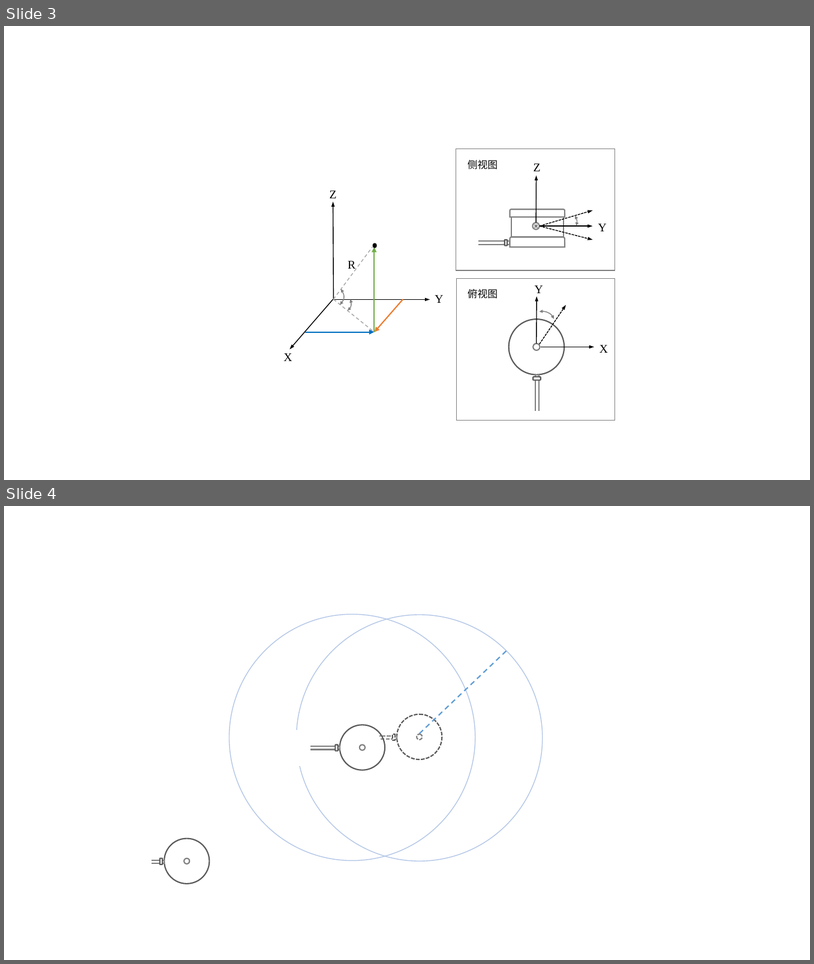
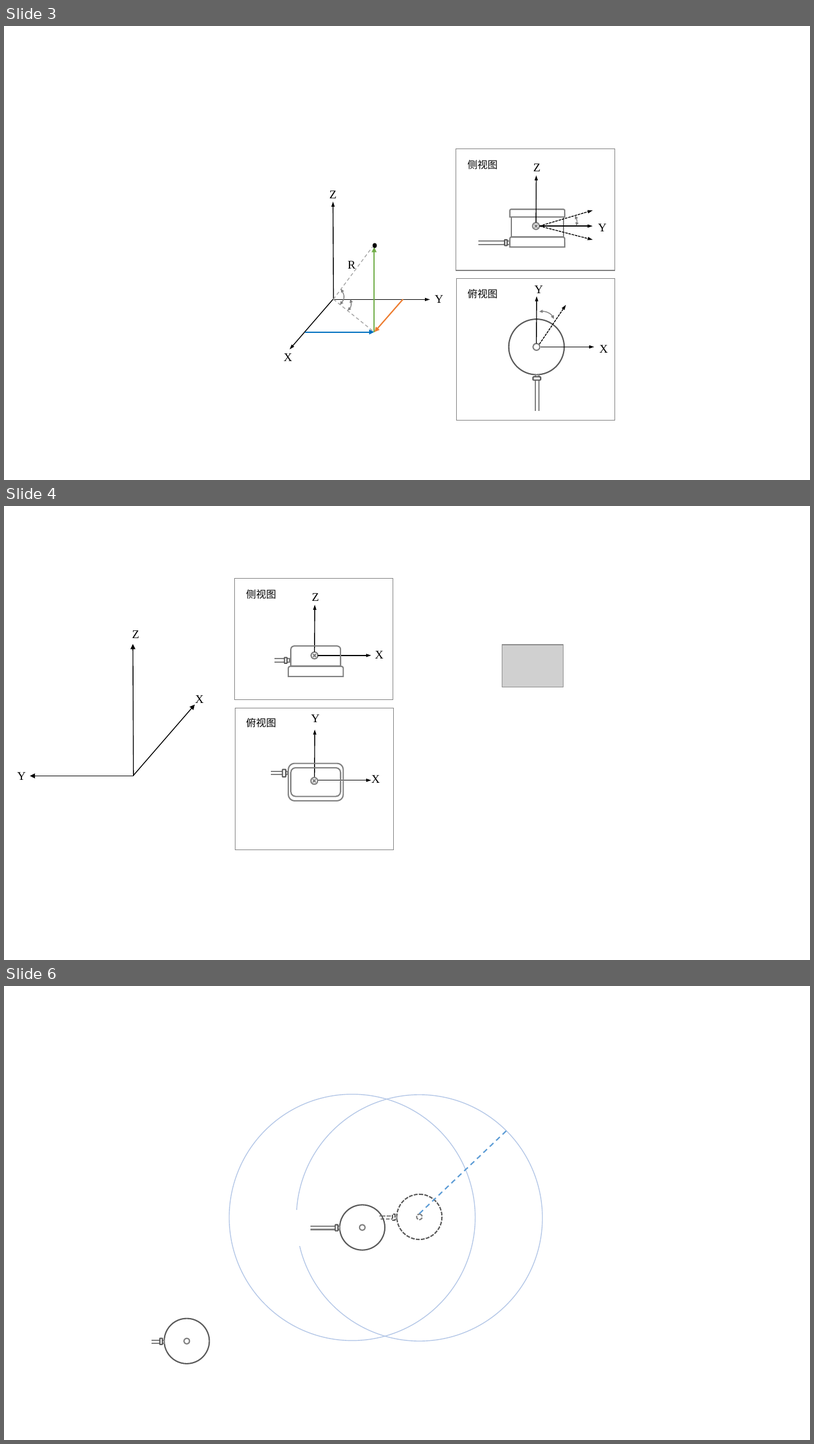
Before and after one commit to Kang-YC/my_backup, a slide deck: 示意图.pptx. Shown one above the other, each under a label of ours: slides 3 and 4 before the commit, slides 3, 4 and 6 after it; the slides between them are not shown. The pictures are 814x964 and 814x1444 pixels, drawn with LibreOffice and Linux fonts; fonts in the diff are those of the drawing; grey boxes stand for pictures; background and template pictures are left out. Boxes give left, top, right and bottom in pixels: in the first picture for what was removed or moved away, otherwise in the second. Text is boxed around its words. In the diff, an @@ line names an element or a change of style, - is before the commit and + after.

```diff
--- a/示意图.pptx
+++ b/示意图.pptx
@@ slide 4 added at (4,506,810,960), background #FFFFFF @@
@@ picture added at (503,645,564,687) @@
@@ group added at (17,578,393,850): 9 texts, 7 arrows, 6 rectangles, 4 lines, 4 rounded rectangles, 2 round same rects, 2 ellipses @@
+X
+Z
+Y
+Z
+X
+侧视图
+俯视图
+Y
+X
@@ what was slide 4 is now slide 6 @@
```
Also in this commit, not shown: 2 other slides added, 1 other file.
